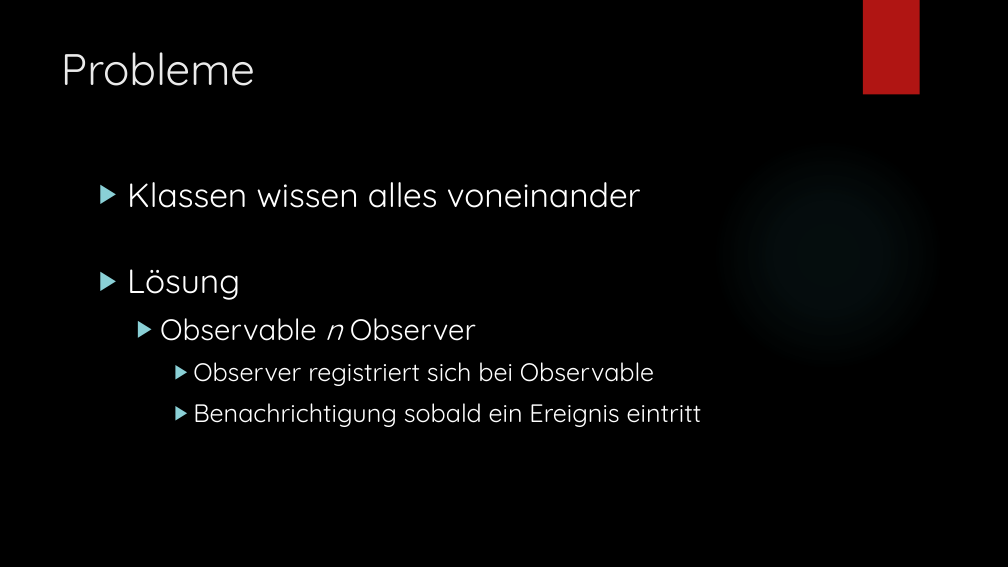
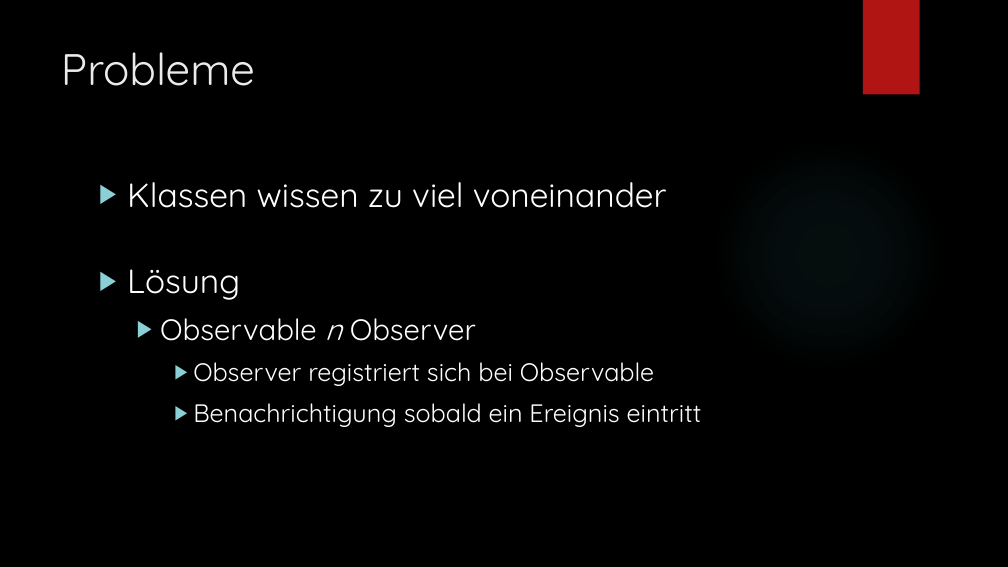
Before and after one commit to leoggehrer/1920_78ABIF, a slide deck: slide 16 of Inheritence&ObserverPattern.pptx. Drawn at 1008x567 pixels with LibreOffice and Linux fonts; fonts in the diff are those of the drawing; background and template pictures are left out. Boxes give left, top, right and bottom in pixels: in the first picture for what was removed or moved away, otherwise in the second. Text is boxed around its words. In the diff, an @@ line names an element or a change of style, - is before the commit and + after.

```diff
--- a/Inheritence&ObserverPattern.pptx
+++ b/Inheritence&ObserverPattern.pptx
@@ text at [127, 182, 667, 208]: text changed @@
-▶ Klassen wissen alles voneinander
+▶ Klassen wissen zu viel voneinander
```
Also in this commit, not shown: 1 other slide changed.
